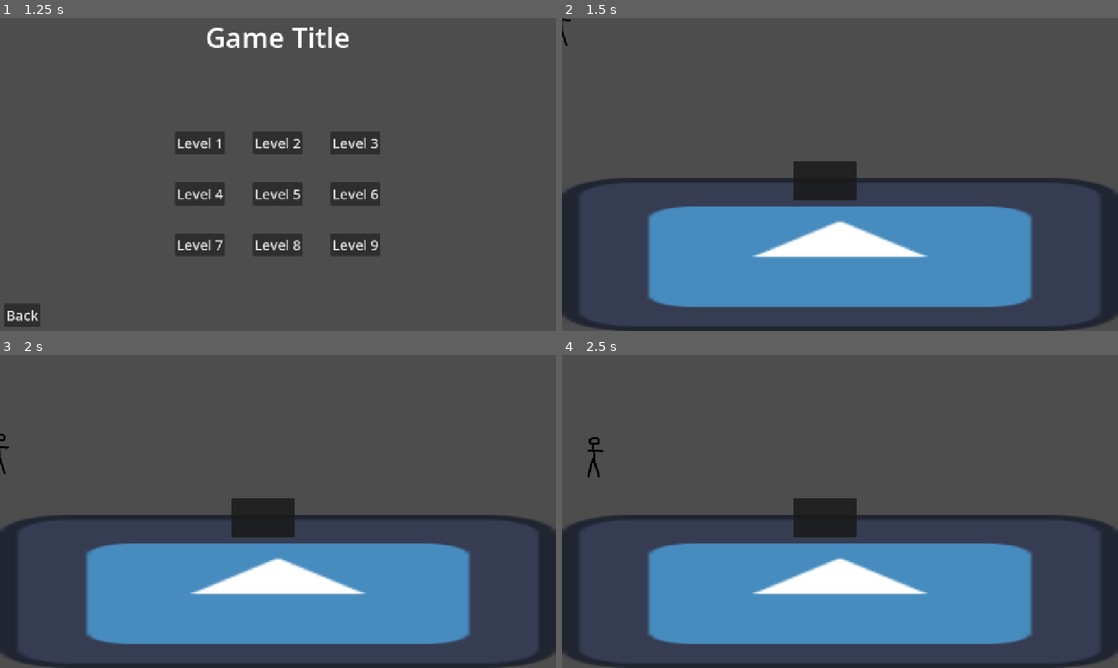
Above: before the commit, frames 1-4 (two rows, left to right).
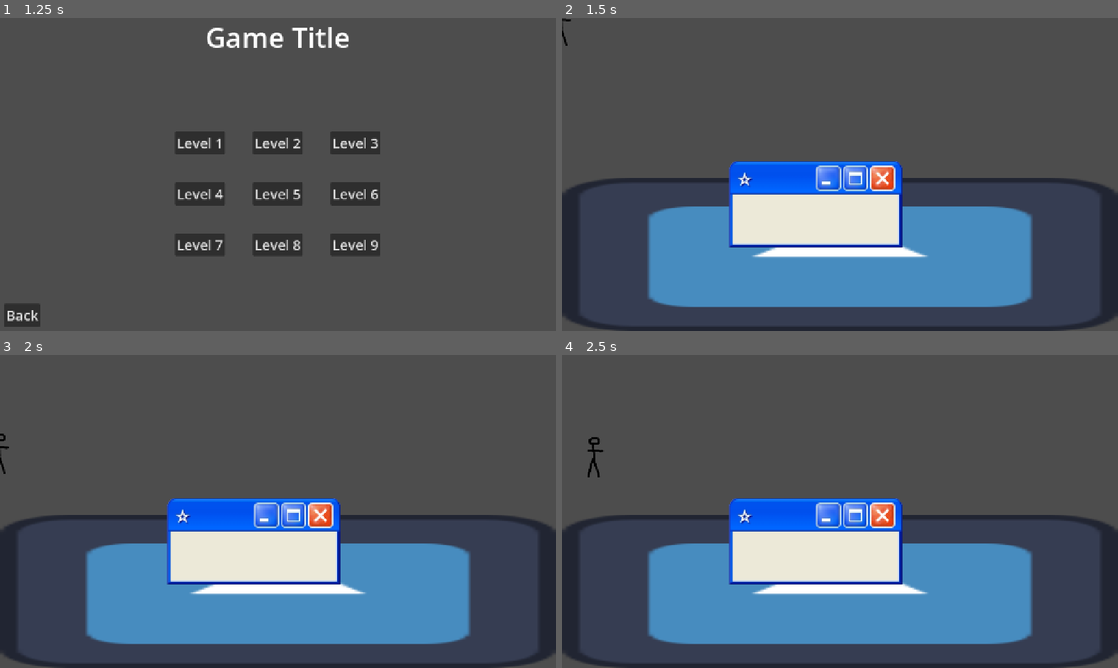
Above: after the commit, the same moments.

Repository: MalcolmSutcliffe/ggj-2026-algonquin-gcc
Game: Godot game, scene res://main.tscn
Same seed, same stepped clock (60 frames per second), same inputs: the game is played once before the commit and once after it. The engine's default icon, where the game draws it, is replaced by a stand-in: a white triangle on a blue panel in a dark square.
Inputs (mouse positions are in pixels of both pictures, inside the frame that each line leads up to):
- Up to frame 1 (1.25 s): click "Play" at 0.5 s
- Up to frame 2 (1.5 s): click "Level 1" at 1.25 s
- Up to frame 3 (2 s): no input
- Up to frame 4 (2.5 s): tap Enter at 2 s; move the mouse to (962, 495) at 2.02 s; press the mouse at (962, 495) at 2.03 s; hold D (move_right) from 2.03 s (still down); tap W (jump) at 2.27 s

Frame 1 is identical in both runs. In frame 2, 8.6% of the frame differs, in the area x 30-62%, y 45-74%; in frame 3, 8.6%; in frame 4, 8.6%.

Commit message:
window ordering

Diff:
--- a/ggj-2026-acgcc/window_manager.gd
+++ b/ggj-2026-acgcc/windowResizer.gd
@@ -9,6 +9,10 @@
 var initialSize : Vector2
 
 @export var HitBox : CollisionShape2D
+
+@export var minimumSizeY : int
+@export var minimumSizeX : int
+
 @export var CanBeResized := true
 
 @export var moverTop : detectMouse
@@ -21,8 +25,21 @@
 @export var resizerTopLeft : detectMouse
 @export var resizerTopRight : detectMouse
 
+var mouse_is_over : bool = false
+
 func _ready():
-	pass
+	connect("mouse_entered", Callable(self, "_on_mouse_entered"))
+	connect("mouse_exited", Callable(self, "_on_mouse_exited"))
+	set_size(Vector2(minimumSizeX, minimumSizeY))
+
+func _on_mouse_entered():
+	mouse_is_over = true
+
+func _on_mouse_exited():
+	mouse_is_over = false
+
+func send_to_front():
+	get_parent().get_parent().move_child(get_parent(), -1)
 
 func _input(event):
 	# make sure event is mouse event
@@ -30,6 +47,10 @@
 		return
 
 	if Input.is_action_just_pressed("LeftMouseDown"):
+		# move to front
+		if (mouse_is_over):
+			send_to_front()
+
 		if moverTop.get_is_mouse_over():
 			start = event.position
 			initialPosition = get_global_position()
@@ -104,27 +125,33 @@
 	if Input.is_action_pressed("LeftMouseDown"):
 		if isMoving:
 			set_position(initialPosition + (event.position - start))
+			send_to_front()
 
 		if isResizing:
-			var newWidith = get_size().x
+			var newWidth = get_size().x
 			var newHeight = get_size().y
 
 			if resizeX:
-				newWidith = initialSize.x - (start.x - event.position.x)
+				newWidth = initialSize.x - (start.x - event.position.x)
+				newWidth = max(minimumSizeX, newWidth)
 			if resizeY:
 				newHeight = initialSize.y - (start.y - event.position.y)
+				newHeight = max(minimumSizeY, newHeight)
 
 			if initialPosition.x != 0:
-				newWidith = initialSize.x + (start.x - event.position.x)
-				set_position(Vector2(initialPosition.x - (newWidith - initialSize.x), get_position().y))
+				newWidth = initialSize.x + (start.x - event.position.x)
+				newWidth = max(minimumSizeX, newWidth)
+				set_position(Vector2(initialPosition.x - (newWidth - initialSize.x), get_position().y))
 
 			if initialPosition.y != 0:
 				newHeight = initialSize.y + (start.y - event.position.y)
+				newHeight = max(minimumSizeY, newHeight)
 				set_position(Vector2(get_position().x, initialPosition.y - (newHeight - initialSize.y)))
 
-			set_size(Vector2(newWidith, newHeight))
+			send_to_front()
+			set_size(Vector2(newWidth, newHeight))
 			var rect = get_global_rect()
-			HitBox.shape.size = Vector2(newWidith, newHeight)
+			HitBox.shape.size = Vector2(newWidth, newHeight)
 			HitBox.position = rect.size/2
 
 
@@ -134,3 +161,7 @@
 		resizeX = false
 		resizeY = false
 		isResizing = false
+
+
+func _on_close_button_pressed() -> void:
+	self.queue_free()
--- a/ggj-2026-acgcc/windows.tscn
+++ b/ggj-2026-acgcc/windows.tscn
@@ -1,11 +1,13 @@
 [gd_scene format=3 uid="uid://yp5wj0qi5iwf"]
 
-[ext_resource type="Script" uid="uid://ccakqd340a13c" path="res://window_manager.gd" id="1_22j4m"]
+[ext_resource type="Script" uid="uid://ccakqd340a13c" path="res://windowResizer.gd" id="1_22j4m"]
+[ext_resource type="Texture2D" uid="uid://ct08owxnyryol" path="res://Assets/windowimage_src.png" id="2_13e0b"]
 [ext_resource type="Script" uid="uid://g8rcyjxeupny" path="res://detectMouse.gd" id="2_dkob1"]
+[ext_resource type="Texture2D" uid="uid://c81atj4a0yc3x" path="res://Assets/close_button.png" id="4_pxnrm"]
 
 [sub_resource type="RectangleShape2D" id="RectangleShape2D_22j4m"]
 resource_local_to_scene = true
-size = Vector2(146, 91)
+size = Vector2(363, 242.5)
 
 [node name="Window" type="Control" unique_id=1140407647]
 layout_mode = 3
@@ -18,12 +20,14 @@
 
 [node name="WindowBase" type="Control" parent="." unique_id=1926133308 node_paths=PackedStringArray("HitBox", "moverTop", "resizerTop", "resizerLeft", "resizerRight", "resizerBottom", "resizerBottomLeft", "resizerBottomRight", "resizerTopLeft", "resizerTopRight")]
 anchors_preset = 0
-offset_left = 532.0
+offset_left = 384.0
 offset_top = 329.0
-offset_right = 678.0
-offset_bottom = 419.0
+offset_right = 748.0
+offset_bottom = 573.0
 script = ExtResource("1_22j4m")
 HitBox = NodePath("StaticBody2D/CollisionShape2D")
+minimumSizeY = 200
+minimumSizeX = 400
 moverTop = NodePath("Mover")
 resizerTop = NodePath("ResizerTop")
 resizerLeft = NodePath("ResizerLeft")
@@ -34,20 +38,30 @@
 resizerTopLeft = NodePath("ResizerTopLeft")
 resizerTopRight = NodePath("ResizerTopRight")
 
-[node name="Panel" type="Panel" parent="WindowBase" unique_id=1714372719]
+[node name="NinePatchRect" type="NinePatchRect" parent="WindowBase" unique_id=203735146]
 layout_mode = 1
 anchors_preset = 15
 anchor_right = 1.0
 anchor_bottom = 1.0
 grow_horizontal = 2
 grow_vertical = 2
+texture = ExtResource("2_13e0b")
+region_rect = Rect2(0, 0, 953, 1037)
+patch_margin_left = 60
+patch_margin_top = 78
+patch_margin_right = 200
+patch_margin_bottom = 12
+axis_stretch_horizontal = 2
+axis_stretch_vertical = 2
 
 [node name="Mover" type="Control" parent="WindowBase" unique_id=311977752]
 layout_mode = 1
 anchors_preset = 10
 anchor_right = 1.0
-offset_top = 2.0
-offset_bottom = 14.0
+offset_left = 69.0
+offset_top = 8.0
+offset_right = -206.0
+offset_bottom = 71.0
 grow_horizontal = 2
 mouse_default_cursor_shape = 6
 script = ExtResource("2_dkob1")
@@ -57,9 +71,9 @@
 anchors_preset = 10
 anchor_right = 1.0
 offset_left = 5.0
-offset_top = -11.0
+offset_top = -7.0
 offset_right = -4.0
-offset_bottom = 4.0
+offset_bottom = 6.0
 grow_horizontal = 2
 mouse_default_cursor_shape = 9
 script = ExtResource("2_dkob1")
@@ -112,8 +126,8 @@
 anchor_top = 1.0
 anchor_bottom = 1.0
 offset_left = -7.0
-offset_top = -3.0
-offset_right = 3.0
+offset_top = -8.0
+offset_right = 9.0
 offset_bottom = 6.0
 grow_vertical = 0
 mouse_default_cursor_shape = 11
@@ -122,10 +136,10 @@
 [node name="ResizerTopLeft" type="Control" parent="WindowBase" unique_id=1730890412]
 layout_mode = 1
 anchors_preset = 0
-offset_left = -11.0
-offset_top = -10.0
-offset_right = 2.0
-offset_bottom = 2.0
+offset_left = -7.0
+offset_top = -6.0
+offset_right = 12.0
+offset_bottom = 13.0
 mouse_default_cursor_shape = 12
 script = ExtResource("2_dkob1")
 
@@ -134,10 +148,10 @@
 anchors_preset = 1
 anchor_left = 1.0
 anchor_right = 1.0
-offset_left = -2.0
-offset_top = -12.0
-offset_right = 11.0
-offset_bottom = 2.0
+offset_left = -13.0
+offset_top = -6.0
+offset_right = 5.0
+offset_bottom = 13.0
 grow_horizontal = 0
 mouse_default_cursor_shape = 11
 script = ExtResource("2_dkob1")
@@ -149,8 +163,8 @@
 anchor_top = 1.0
 anchor_right = 1.0
 anchor_bottom = 1.0
-offset_left = -3.0
-offset_top = -3.0
+offset_left = -8.0
+offset_top = -7.0
 offset_right = 6.0
 offset_bottom = 6.0
 grow_horizontal = 0
@@ -158,8 +172,27 @@
 mouse_default_cursor_shape = 12
 script = ExtResource("2_dkob1")
 
+[node name="CloseButton" type="Button" parent="WindowBase" unique_id=423754731]
+layout_mode = 1
+anchors_preset = 1
+anchor_left = 1.0
+anchor_right = 1.0
+offset_left = -82.0
+offset_top = 5.0
+offset_right = -9.0
+offset_bottom = 75.0
+grow_horizontal = 0
+mouse_default_cursor_shape = 2
+keep_pressed_outside = true
+icon = ExtResource("4_pxnrm")
+flat = true
+icon_alignment = 1
+expand_icon = true
+
 [node name="StaticBody2D" type="StaticBody2D" parent="WindowBase" unique_id=683165134]
 
 [node name="CollisionShape2D" type="CollisionShape2D" parent="WindowBase/StaticBody2D" unique_id=1748224992]
-position = Vector2(73, 46)
+position = Vector2(181.5, 121.75)
 shape = SubResource("RectangleShape2D_22j4m")
+
+[connection signal="pressed" from="WindowBase/CloseButton" to="WindowBase" method="_on_close_button_pressed"]
Binary file added: ggj-2026-acgcc/Assets/close_button.png
Not shown, added: ggj-2026-acgcc/Assets/close_button.png.import
Binary file added: ggj-2026-acgcc/Assets/windowimage_src.png
Not shown, added: ggj-2026-acgcc/Assets/windowimage_src.png.import
Renamed: ggj-2026-acgcc/window_manager.gd.uid -> ggj-2026-acgcc/windowResizer.gd.uid
